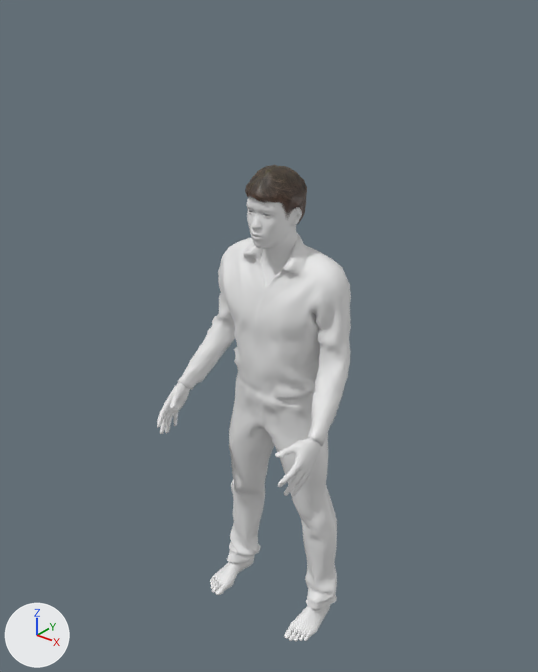
Before and after pictures for a commit that changed the glTF model public/modelos/hombre.glb.
Camera for both pictures: a 50 mm lens placed at (1.41, -1.85, 2.27), pointed at (-0.02, -0.07, 1.17). The axes (+X, +Y, +Z) are drawn at lower left. The lights are the same throughout. The picture after the commit comes second.

The scene before the commit, as lines of its bpy script (objects in view):
```python
me_base = bpy.data.meshes.new('base')
me_base.from_pydata(...)  # 13380 vertices, 26756 faces; spans x -0.31..0.31, y -0.38..0.1, z 0.0..1.73
# faces by material slot: [20028, 6728]
me_base.materials.append(mat_piel)  # white #e7e7e7
me_base.materials.append(mat_tapado)  # white #e7e7e7
me_male_casualsuit01 = bpy.data.meshes.new('male_casualsuit01')
me_male_casualsuit01.from_pydata(...)  # 8426 vertices, 16672 faces; spans x -0.314..0.311, y -0.239..0.124, z 0.072..1.524
me_short02 = bpy.data.meshes.new('short02')
me_short02.from_pydata(...)  # 1755 vertices, 3344 faces; spans x -0.09..0.084, y -0.165..0.053, z 1.538..1.744
me_short02.materials.append(mat_pelo)  # picture img_short02_diffuse
ob_cuerpo = bpy.data.objects.new('cuerpo', me_base)
ob_cuerpo.location = (0.0, 0.0, 0.0)
ob_pelo = bpy.data.objects.new('pelo', me_short02)
ob_pelo.location = (0.0, 0.0, 0.0)
ob_prenda = bpy.data.objects.new('prenda', me_male_casualsuit01)
ob_prenda.location = (0.0, 0.0, 0.0)
```
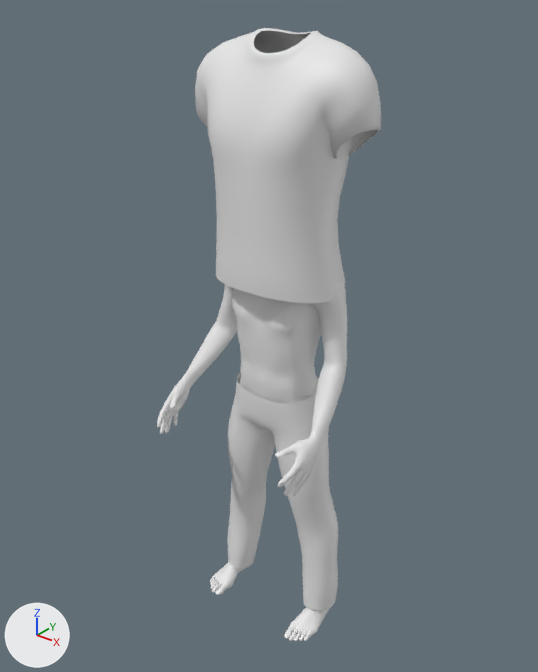
The newer file adds a shape key; the second version is drawn at full value of the shape key 'alto' of 'camiseta', and the change is written as the vertex moves it makes.

Changed parts and their boxes (x1, y1, x2, y2) in the pictures (538 x 672 px):
```json
{"object": "camiseta", "change": "added", "after": [195, 28, 381, 303]}
{"object": "prenda", "change": "deleted", "before": [178, 232, 351, 610]}
{"object": "pantalon", "change": "added", "after": [227, 372, 338, 611]}
{"object": "cuerpo", "change": "unchanged, uncovered by the edit", "before": [157, 197, 331, 641], "after": [157, 281, 347, 641]}
{"object": "pelo", "change": "unchanged, covered by the edit", "before": [245, 165, 307, 224]}
```

Edits to the scene script, one JSON object a line:
```json
{"op": "add", "block": "me_male_casualsuit04_005", "code": ["me_male_casualsuit04_005 = bpy.data.meshes.new('male_casualsuit04.005')", "me_male_casualsuit04_005.from_pydata(...)  # 886 vertices, 1712 faces; spans x -0.253..0.259, y -0.139..0.112, z 0.063..0.998"]}
{"op": "add", "block": "me_male_casualsuit04", "code": ["me_male_casualsuit04 = bpy.data.meshes.new('male_casualsuit04')", "me_male_casualsuit04.from_pydata(...)  # 810 vertices, 1528 faces; spans x -0.325..0.325, y -0.203..0.142, z 1.364..2.13"]}
{"op": "remove", "block": "ob_prenda", "code": ["ob_prenda = bpy.data.objects.new('prenda', me_male_casualsuit01)", "ob_prenda.location = (0.0, 0.0, 0.0)"]}
{"op": "add", "block": "ob_pantalon", "code": ["ob_pantalon = bpy.data.objects.new('pantalon', me_male_casualsuit04_005)", "ob_pantalon.location = (0.0, 0.0, 0.0)"]}
{"op": "add", "block": "ob_camiseta", "code": ["ob_camiseta = bpy.data.objects.new('camiseta', me_male_casualsuit04)", "ob_camiseta.location = (0.0, 0.0, 0.0)"]}
```
